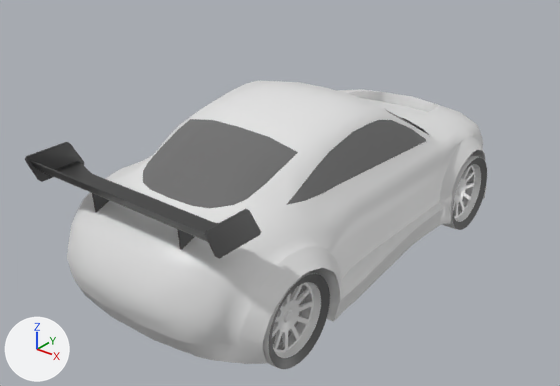
Before and after pictures for a commit that changed the COLLADA model samples/models/collada/sportscar/car1.dae.
One viewpoint serves both versions: a camera (50 mm lens) standing at (4.11, -5.66, 3.43) and looking at (-0.22, -0.24, 0.07). The lights are fixed; the arrows at lower left show +X, +Y and +Z. Vertices at the same position are counted once.

Script lines for the objects in view, before the commit:
```python
me_car1 = bpy.data.meshes.new('car1')
me_car1.from_pydata(...)  # 938 vertices, 1852 faces; spans x -1.21..1.21, y -2.54..2.44, z -0.28..1.19
# faces by material slot: [176, 218, 188, 376, 122, 156, 616]
me_car1.materials.append(mat_spoiler)  # black #3e3e3e
me_car1.materials.append(mat_topside)  # its picture is missing
me_car1.materials.append(mat_backside)  # its picture is missing
me_car1.materials.append(mat_underside)  # its picture is missing
me_car1.materials.append(mat_window)  # grey #6f6f6f
me_car1.materials.append(mat_frontface)  # its picture is missing
me_car1.materials.append(mat_leftside)  # its picture is missing
me_wheel_bl = bpy.data.meshes.new('wheel_bl')
me_wheel_bl.from_pydata(...)  # 709 vertices, 763 faces; spans x -0.157..0.157, y -0.393..0.393, z -0.393..0.393
# faces by material slot: [431, 88, 68, 176]
me_wheel_bl.materials.append(mat_silverhub)  # white #e7e7e7
me_wheel_bl.materials.append(mat_tirewall)  # dark grey #636363
me_wheel_bl.materials.append(mat_metal)  # grey #8b8b8b
me_wheel_bl.materials.append(mat_tire)  # its picture is missing
ob_car1 = bpy.data.objects.new('car1', me_car1)
ob_car1.location = (0.0, 0.0, 0.0)
ob_wheel_bl = bpy.data.objects.new('wheel_bl', me_wheel_bl)
ob_wheel_bl.parent = ob_car1
ob_wheel_bl.location = (-0.972, -1.681, -0.0766)
ob_wheel_bl.rotation_euler = (-1.571, 0.0, 3.142)  # degrees (-90, 0, 180)
ob_wheel_br = bpy.data.objects.new('wheel_br', me_wheel_bl)
ob_wheel_br.parent = ob_car1
ob_wheel_br.location = (0.972, -1.68, -0.0766)
ob_wheel_br.rotation_euler = (1.571, 0.0, 0.0)  # degrees (90, 0, 0)
ob_wheel_fr = bpy.data.objects.new('wheel_fr', me_wheel_bl)
ob_wheel_fr.parent = ob_car1
ob_wheel_fr.location = (0.972, 1.208, -0.0766)
ob_wheel_fr.rotation_euler = (1.571, 0.0, 0.0)  # degrees (90, 0, 0)
```
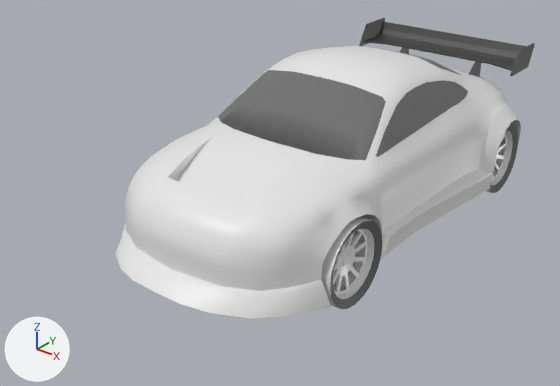
Location of each change, (x1, y1, x2, y2) in pixels of the pictures (560 x 386 px):
'car1', mesh turned: before (25, 81, 486, 364); after (115, 18, 534, 319)
'wheel_br', moved, turned (not visible afterwards): before (263, 271, 330, 369)
'wheel_fr', moved, turned (not visible afterwards): before (442, 155, 487, 230)
'wheel_bl', moved (not visible before): after (486, 124, 518, 193)
'wheel_fl', unchanged, uncovered by the edit: after (321, 216, 382, 309)

What the commit changed:
me_car1 has 938 vertices, 1852 faces and spans x -1.21..1.21, y -2.54..2.44, z -0.28..1.19.
me_car1 is used by ob_car1; location (0.0, 0.0, 0.0).
me_car1 part 1: the whole mesh is turned -180 degrees about the z axis through its middle, then moved by (0.0, 0.4, 0.13).
Object 'wheel_bl' (ob_wheel_bl) moves from (-0.972, -1.681, -0.0766) to (0.972, 1.964, 0.0643).
Object 'wheel_fr' (ob_wheel_fr) moves from (0.972, 1.208, -0.0766) to (-0.972, -0.903, 0.0643).
Object 'wheel_fr' (ob_wheel_fr) turns from (90, 0, 0) to (90, 0, -180) degrees about x, y and z.
Object 'wheel_br' (ob_wheel_br) moves from (0.972, -1.68, -0.0766) to (-0.972, 1.964, 0.0643).
Object 'wheel_br' (ob_wheel_br) turns from (90, 0, 0) to (90, 0, -180) degrees about x, y and z.
